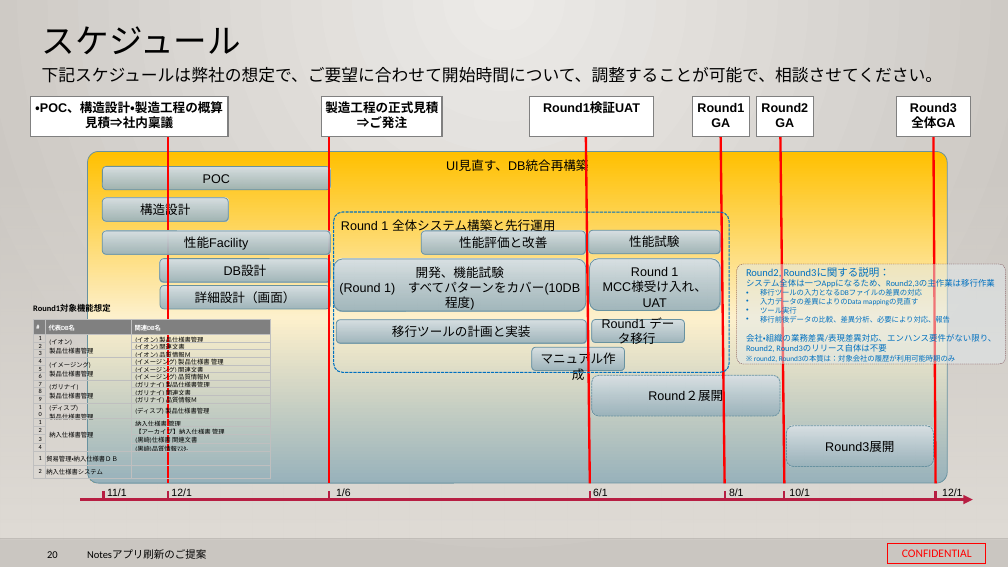
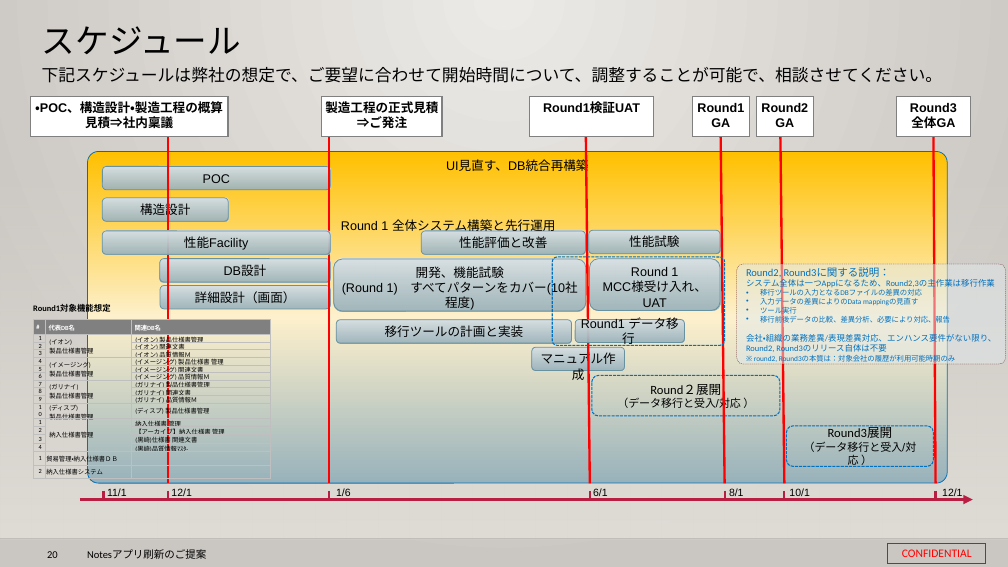
Before and after one commit to 0494938/Notes--CMS-Online, a slide deck: slide 20 of Notesアプリ刷新プロジェクト提案見積もり.v2.pptx. Drawn at 1008x567 pixels with LibreOffice and Linux fonts; fonts in the diff are those of the drawing; background and template pictures are left out. Boxes give left, top, right and bottom in pixels: in the first picture for what was removed or moved away, otherwise in the second. Text is boxed around its words. In the diff, an @@ line names an element or a change of style, - is before the commit and + after.

```diff
--- a/Notesアプリ刷新プロジェクト提案見積もり.v2.pptx
+++ b/Notesアプリ刷新プロジェクト提案見積もり.v2.pptx
@@ rounded rectangle "UI見直す、DB統合再構築" at (x1=88, y1=151, x2=948, y2=483): outline #6892A0 0.75 pt to #0070C0 0.75 pt @@
@@ rounded rectangle resized from (x1=333, y1=212, x2=729, y2=372) to (x1=553, y1=257, x2=725, y2=346) @@
@@ text in rounded rectangle at (x1=410, y1=280, x2=577, y2=296): text changed @@
-(Round 1) すべてパターンをカバー(10DB程度)
+(Round 1) すべてパターンをカバー(10社程度)
@@ rounded rectangle "移行ツールの計画と実装" resized from (x1=337, y1=320, x2=587, y2=343) to (x1=337, y1=320, x2=572, y2=343) @@
@@ rounded rectangle "Round1 データ移行" resized from (x1=592, y1=320, x2=685, y2=343) to (x1=575, y1=320, x2=685, y2=343) @@
@@ rounded rectangle "Round２展開" at (x1=592, y1=376, x2=780, y2=417): fill gradient #D9E1E4 to #9AB2BC to none; outline #6892A0 0.75 pt dashed to #0070C0 1 pt dashed @@
@@ text in rounded rectangle at (x1=650, y1=384, x2=721, y2=395): font Arial to Calibri in "Round２展開" @@
@@ text in rounded rectangle at (x1=617, y1=396, x2=741, y2=411): paragraph added @@
+（データ移行と受入/対応 ）
@@ rounded rectangle "Round3展開" at (x1=786, y1=426, x2=934, y2=467): fill gradient #D9E1E4 to #9AB2BC to none; outline #6892A0 0.75 pt dashed to #0070C0 1 pt dashed @@
@@ text in rounded rectangle at (x1=804, y1=441, x2=917, y2=467): paragraph added @@
+（データ移行と受入/対応 ）
@@ text in rounded rectangle at (x1=828, y1=427, x2=893, y2=438): font Arial to Calibri in "Round3展開" @@
```
Also in this commit, not shown: 3 other slides changed, 2 other files.
